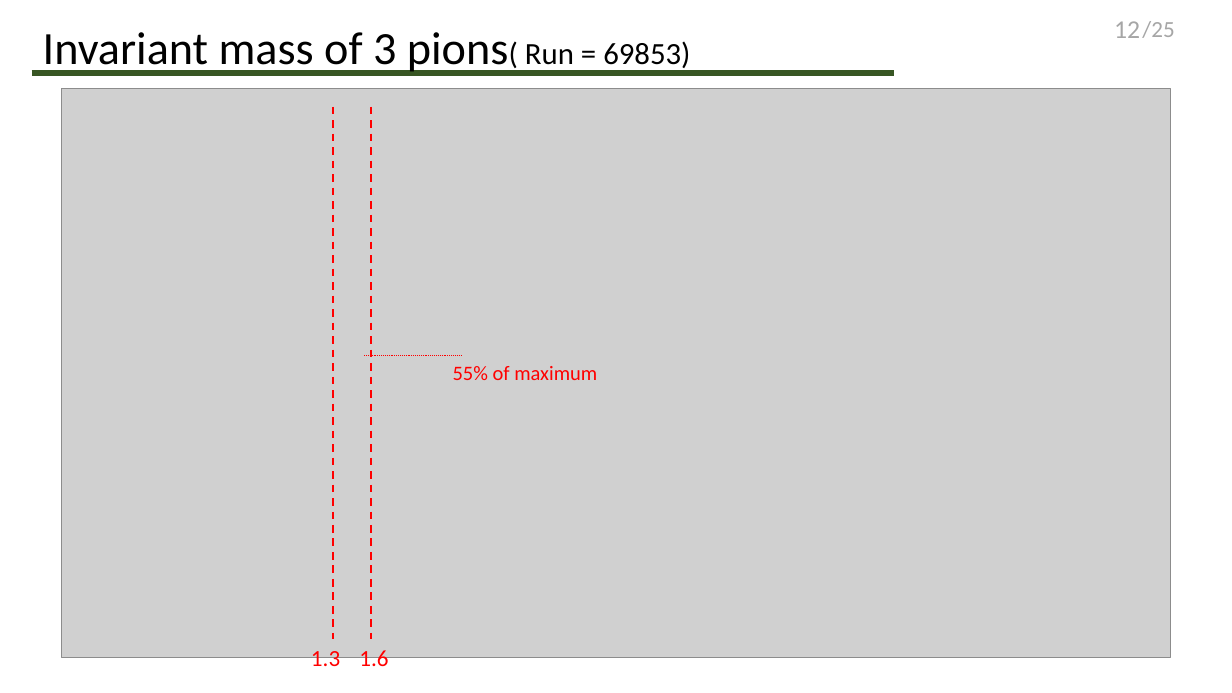
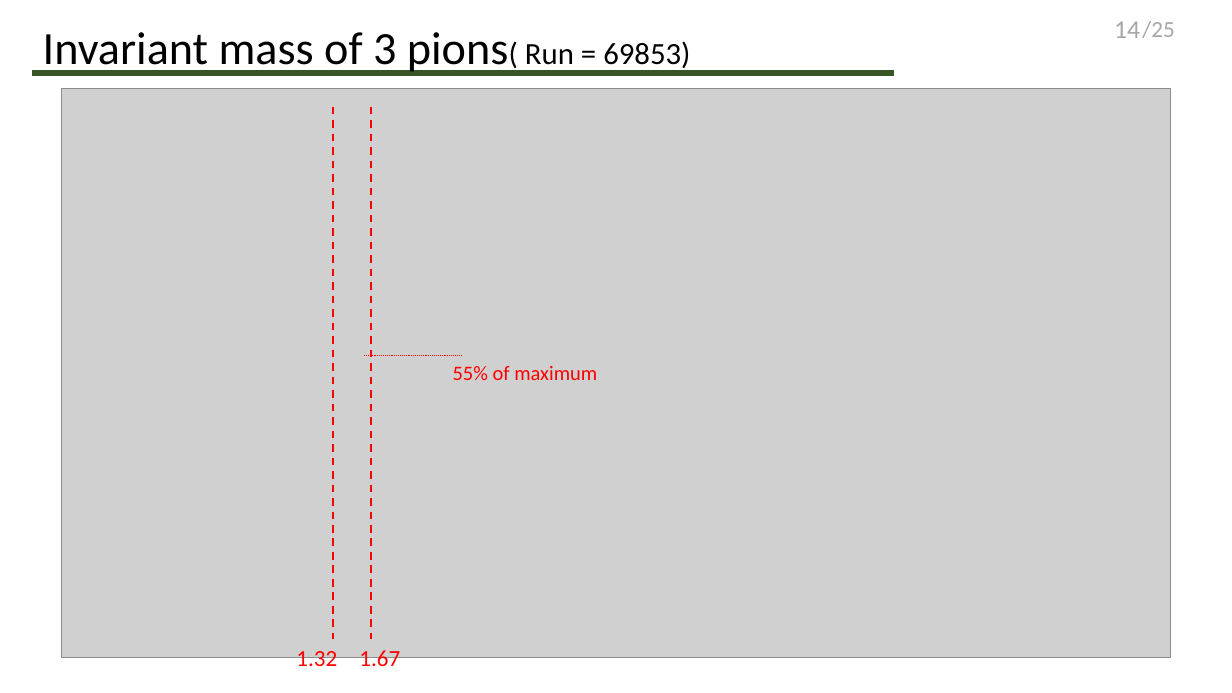
Before and after one commit to Edwin96wang/CompassIntern, a slide deck: slide 14 of presentation/Final pre/talk.pptx (slide 12 before the commit). Drawn at 1232x693 pixels with LibreOffice and Linux fonts; fonts in the diff are those of the drawing; grey boxes stand for pictures. Boxes give left, top, right and bottom in pixels: in the first picture for what was removed or moved away, otherwise in the second. Text is boxed around its words. In the diff, an @@ line names an element or a change of style, - is before the commit and + after.

```diff
--- a/presentation/Final pre/talk.pptx
+++ b/presentation/Final pre/talk.pptx
@@ page number at (1114,21,1140,38): text changed @@
-12
+14
@@ text at (296,646,337,672): text changed @@
-1.3
+1.32
@@ text at (359,646,400,672): text changed @@
-1.6
+1.67
```
Also in this commit, not shown: 13 other slides changed, 9 slides added, 4 slides removed, 10 other files.
